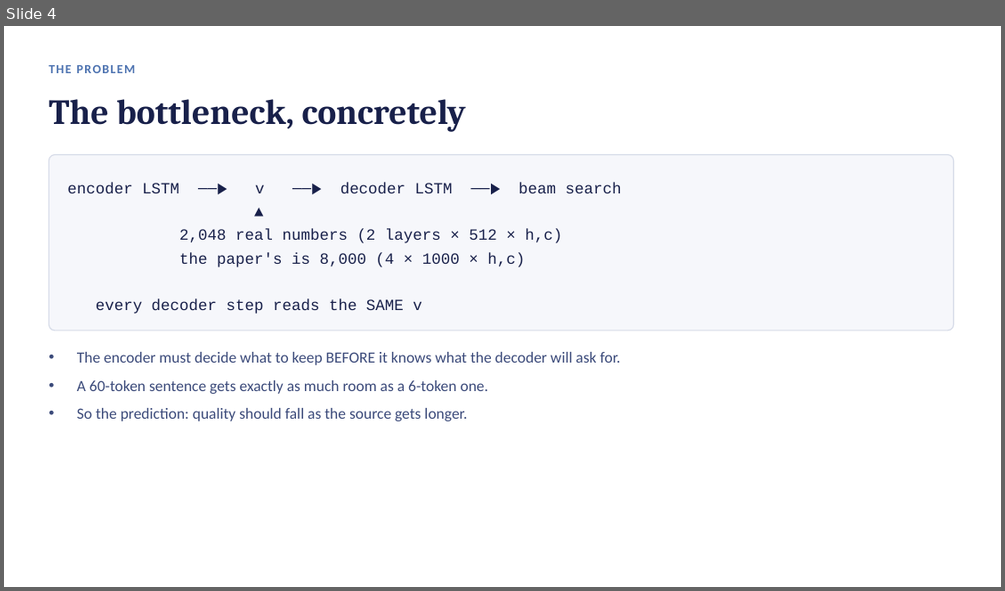
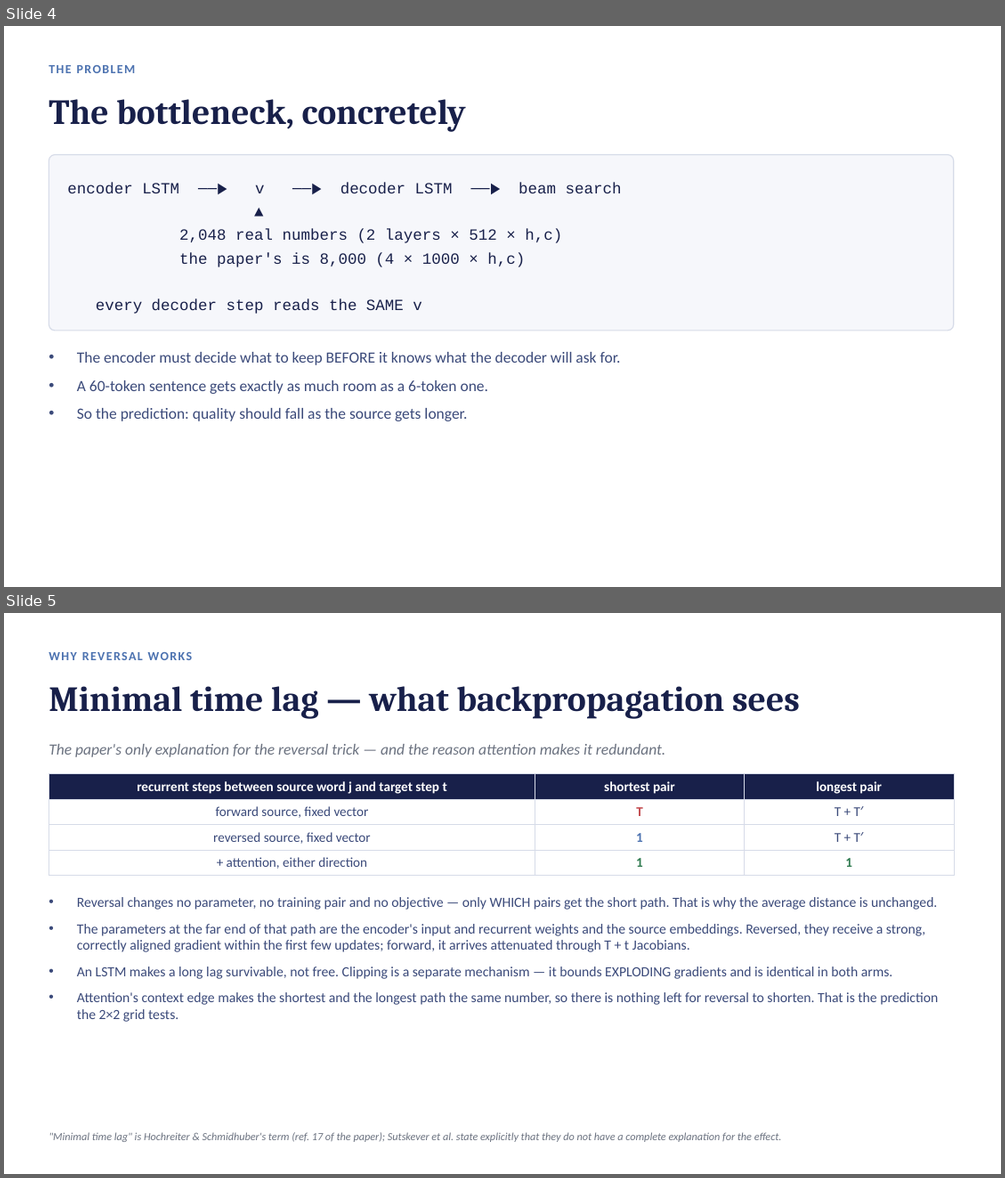
Before and after one commit to RubenS183/seq2seq-ee5180, a slide deck: slides/EE5180_endterm_slides.pptx. Shown one above the other, each under a label of ours: slide 4 before the commit, slides 4 and 5 after it. The pictures are 1005x591 and 1005x1178 pixels, drawn with LibreOffice and Linux fonts; fonts in the diff are those of the drawing. Boxes give left, top, right and bottom in pixels: in the first picture for what was removed or moved away, otherwise in the second. Text is boxed around its words. In the diff, an @@ line names an element or a change of style, - is before the commit and + after.

```diff
--- a/slides/EE5180_endterm_slides.pptx
+++ b/slides/EE5180_endterm_slides.pptx
@@ slide 5 added at (4, 613, 1001, 1174), background #FFFFFF @@
@@ text added at (48, 652, 192, 660), 12 pt, text #4C72B0, bold @@
+WHY REVERSAL WORKS
@@ text added at (48, 686, 800, 719), 34 pt, text #18204A, bold @@
+Minimal time lag — what backpropagation sees
@@ text added at (48, 744, 665, 757), 15 pt, text #6B7280, italic @@
+The paper's only explanation for the reversal trick — and the reason attention makes it redundant.
@@ table added at (48, 774, 954, 872), 4 rows, 3 columns @@
+recurrent steps between source word j and target step t | shortest pair | longest pair
+forward source, fixed vector | T | T + T′
+reversed source, fixed vector | 1 | T + T′
++ attention, either direction | 1 | 1
@@ text added at (77, 897, 938, 1022), 13.5 pt, text #3B4A7A @@
+• Reversal changes no parameter, no training pair and no objective — only WHICH pairs get the short path. That is why the average distance is unchanged.
+• The parameters at the far end of that path are the encoder's input and recurrent weights and the source embeddings. Reversed, they receive a strong, correctly aligned gradient within the first few updates; forward, it arrives attenuated through T + t Jacobians.
+• An LSTM makes a long lag survivable, not free. Clipping is a separate mechanism — it bounds EXPLODING gradients and is identical in both arms.
+• Attention's context edge makes the shortest and the longest path the same number, so there is nothing left for reversal to shorten. That is the prediction the 2×2 grid tests.
@@ text added at (48, 1132, 782, 1142), 10.5 pt, text #6B7280, italic @@
+"Minimal time lag" is Hochreiter & Schmidhuber's term (ref. 17 of the paper); Sutskever et al. state explicitly that they do not have a complete explanation for the effect.
```
Also in this commit, not shown: 1 slide changed, 5 other slides added, 34 other files.
